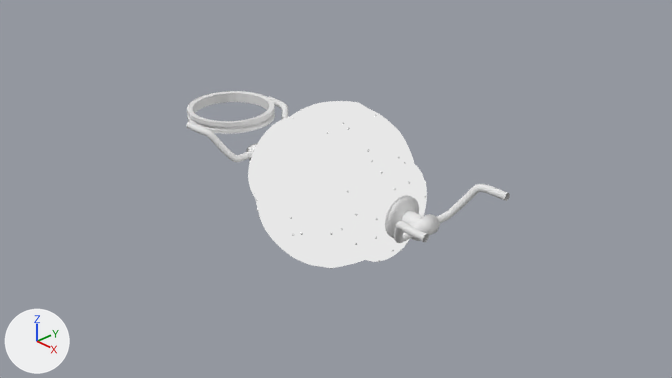
Before and after pictures for a commit that changed the Blender file Nursultan/drone_updated.blend.
One viewpoint serves both versions: the file's camera 'Camera'. The lights are fixed; the arrows at lower left show +X, +Y and +Z.
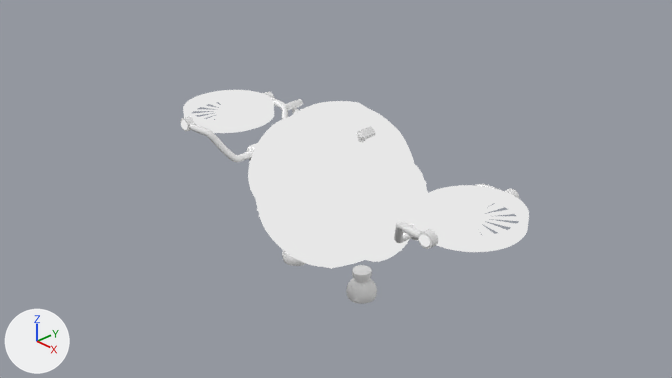
Pixel boxes (x1, y1, x2, y2) of what changed, in the pictures (672 x 378 px; the box of a moved part takes in the faces that stretch with it):
'Circle.002', reshaped, modifiers changed (292% wider, 270% taller)
    before: (187, 91, 275, 134)
    after: (181, 90, 529, 252)
'Circle.005', added
    after: (191, 95, 520, 236)
'Cylinder.001', added
    after: (282, 250, 377, 304)
'Cylinder', moved
    before: (249, 108, 427, 269)
    after: (285, 99, 375, 142)
'Circle.003', added
    after: (180, 91, 519, 249)
part 1 of me_circle_002, added
    after: (183, 90, 529, 252)
part 2 of me_circle_002, moved or reshaped
    before: (187, 91, 275, 134)
    after: (181, 90, 526, 247)
part 4 of me_circle, recoloured (grey to white)
    both: (248, 143, 419, 241)

Diff of the bpy script that builds the scene:
```diff
--- a/Nursultan/drone_updated.blend.py
+++ b/Nursultan/drone_updated.blend.py
@@ me_circle @@
-me_circle.from_pydata(...)  # 256 vertices, 163 faces; spans x -1.536..-1.065, y -0.255..0.255, z -0.281..0.229
+me_circle.from_pydata(...)  # 448 vertices, 265 faces; spans x -1.536..-1.065, y -0.255..0.255, z -0.281..0.229
+# me_circle part 4: 163 faces spanning x -1.536..-1.065, y -0.255..0.255, z -0.281..0.229 switch from no material to mat_material
@@ me_circle_002 @@
 # used by ob_circle_002; location = (-2.02, 0.0, 0.28); scale = (0.58, 0.58, 0.58)
-me_circle_002.from_pydata(...)  # 448 vertices, 448 faces; spans x -1.0..1.0, y -1.0..1.0, z 0.0..0.26
+me_circle_002.from_pydata(...)  # 1152 vertices, 819 faces; spans x -1.09..0.93, y -1.26..1.25, z -0.05..0.26
+# me_circle_002 part 1: the loose piece of 448 vertices spanning x -1.0..1.0, y -1.0..1.0, z 0.0..0.26 is copied, and the copy is scaled about its middle by (1.01, 1.06, 1.01), then moved by (-0.08, 0.0, 0.0), in mat_material; it spans x -1.09..0.93, y -1.06..1.06, z -0.01..0.26
+# me_circle_002 part 2: 1 vertex moved within x -1.0, y 0.0, z 0.0; 446 vertices removed from x -1.0..1.0, y -1.0..1.0, z 0.0..0.26; 638 vertices added at x -1.05..0.89, y -1.26..1.25, z -0.01..0.26
+# me_circle_002 part 3: the surface is now shaded smooth
+me_circle_002.materials.append(mat_material)
@@ ob_cylinder @@
 ob_cylinder = bpy.data.objects.new('Cylinder', me_cylinder)
-ob_cylinder.location = (0.0, 0.0, 0.0)
+ob_cylinder.location = (-0.58, 0.0, 0.815)
 _m = ob_cylinder.modifiers.new('Mirror', 'MIRROR')
@@ ob_circle_002 @@
 ob_circle_002.scale = (0.58, 0.58, 0.58)
+_m = ob_circle_002.modifiers.new('Mirror', 'MIRROR')
+_m.mirror_object = ob_beziercurve
+_m = ob_circle_002.modifiers.new('Bevel', 'BEVEL')
+_m.width = 0.002
+_m.width_pct = 0.002
+_m.segments = 3
+_m = ob_circle_002.modifiers.new('Subdivision', 'SUBSURF')
+_m.render_levels = 1
@@ ob_cylinder_001 @@
+ob_cylinder_001 = bpy.data.objects.new('Cylinder.001', me_cylinder_003)  # 385 vertices, 370 faces; spans x -0.231..0.187, y -0.35..0.068, z -0.301..0.109; modifiers MIRROR, BEVEL
+ob_cylinder_001.location = (-0.58, 0.0, -0.99)
+ob_cylinder_001.scale = (0.892, 0.892, 0.892)
@@ ob_sphere_004 @@
+ob_sphere_004 = bpy.data.objects.new('Sphere.004', me_sphere_004)  # 128 vertices, 98 faces; spans x -0.9004..-0.8396, y 0.5641..0.6723, z -0.122..0.0072; modifiers MIRROR, BEVEL, SUBSURF
+ob_sphere_004.location = (0.0, 0.0, 0.0)
@@ ob_circle_005 @@
+ob_circle_005 = bpy.data.objects.new('Circle.005', me_circle_005)  # 719 vertices, 1328 faces; spans x -0.97..0.81, y -0.89..0.88, z 0.02..0.29; modifiers MIRROR, BEVEL, SUBSURF
+ob_circle_005.location = (-2.02, 0.0, 0.28)
+ob_circle_005.scale = (0.58, 0.58, 0.58)
@@ ob_circle_003 @@
+ob_circle_003 = bpy.data.objects.new('Circle.003', me_circle_003)  # 128 vertices, 68 faces; spans x -0.24..0.08, y -1.24..1.23, z -0.03..0.28; modifiers MIRROR, BEVEL, SUBSURF
+ob_circle_003.location = (-2.02, 0.0, 0.28)
+ob_circle_003.scale = (0.58, 0.58, 0.58)
```
